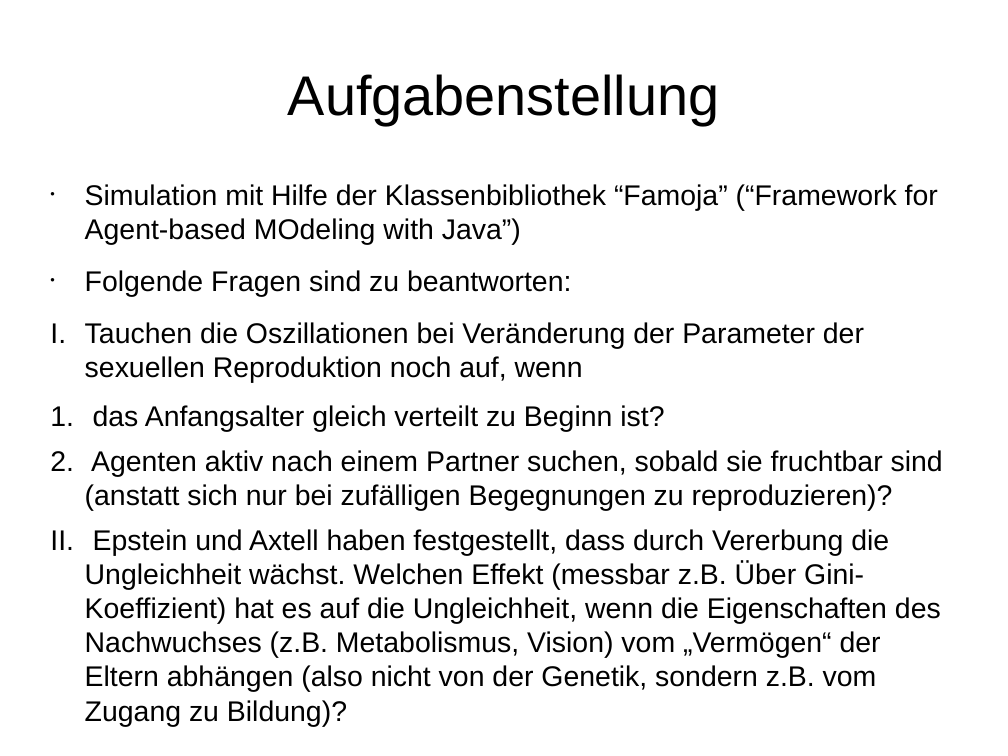
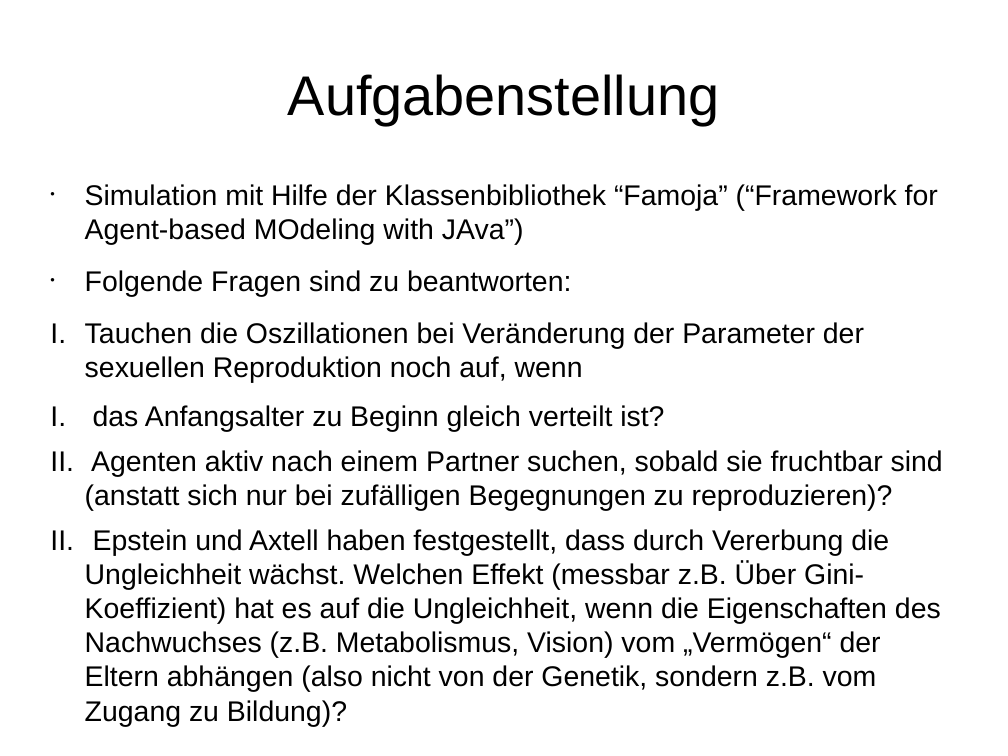
Before and after one commit to wsmirnow/Sugarscape, a slide deck: slide 4 of Presentation/Presentation.odp. Drawn at 1008x756 pixels with LibreOffice and Linux fonts; fonts in the diff are those of the drawing. Boxes give left, top, right and bottom in pixels: in the first picture for what was removed or moved away, otherwise in the second. Text is boxed around its words. In the diff, an @@ line names an element or a change of style, - is before the commit and + after.

```diff
--- a/Presentation/Presentation.odp
+++ b/Presentation/Presentation.odp
@@ text at (85, 184, 938, 245): text changed @@
-• Simulation mit Hilfe der Klassenbibliothek “Famoja” (“Framework for Agent-based MOdeling with Java”)
+• Simulation mit Hilfe der Klassenbibliothek “Famoja” (“Framework for Agent-based MOdeling with JAva”)
@@ text at (93, 405, 664, 432): text changed @@
-    1. das Anfangsalter gleich verteilt zu Beginn ist?
+    I. das Anfangsalter zu Beginn gleich verteilt ist?
```
Also in this commit, not shown: 7 other slides changed, 1 slide added, 1 slide removed, 7 other files.
